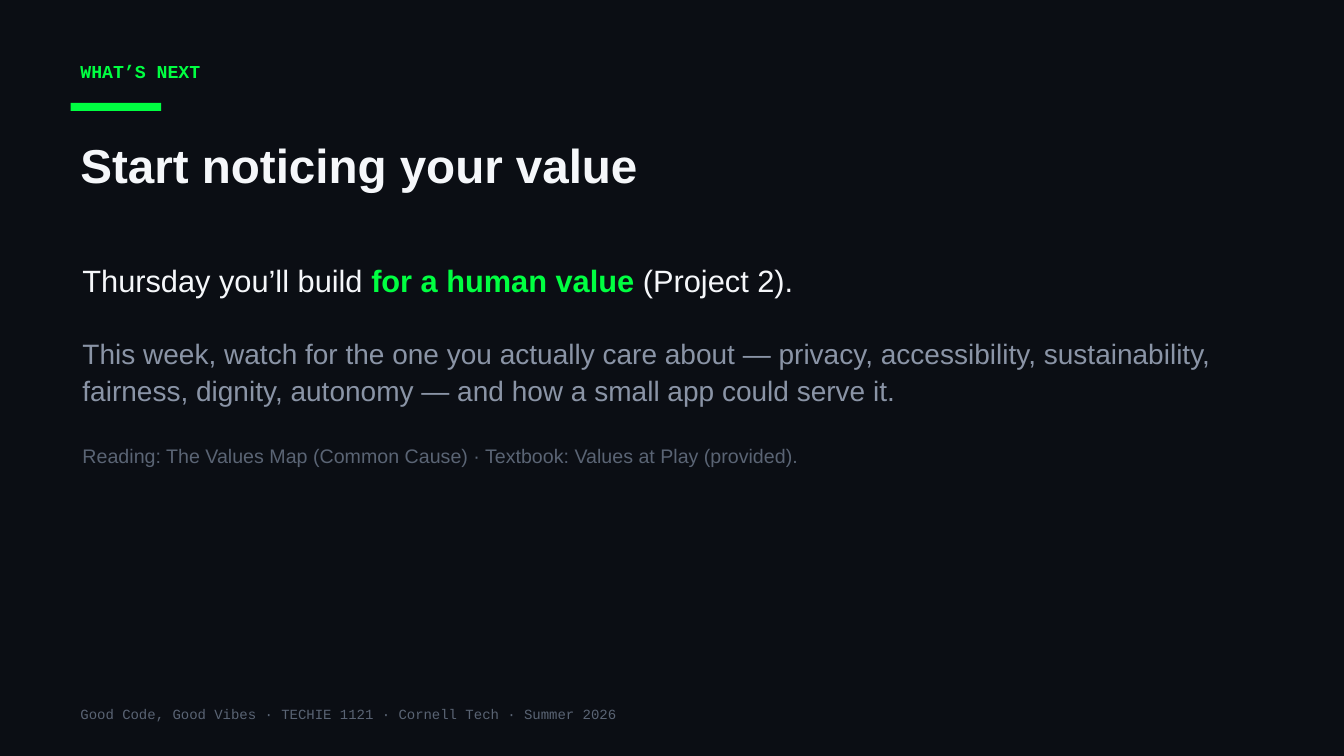
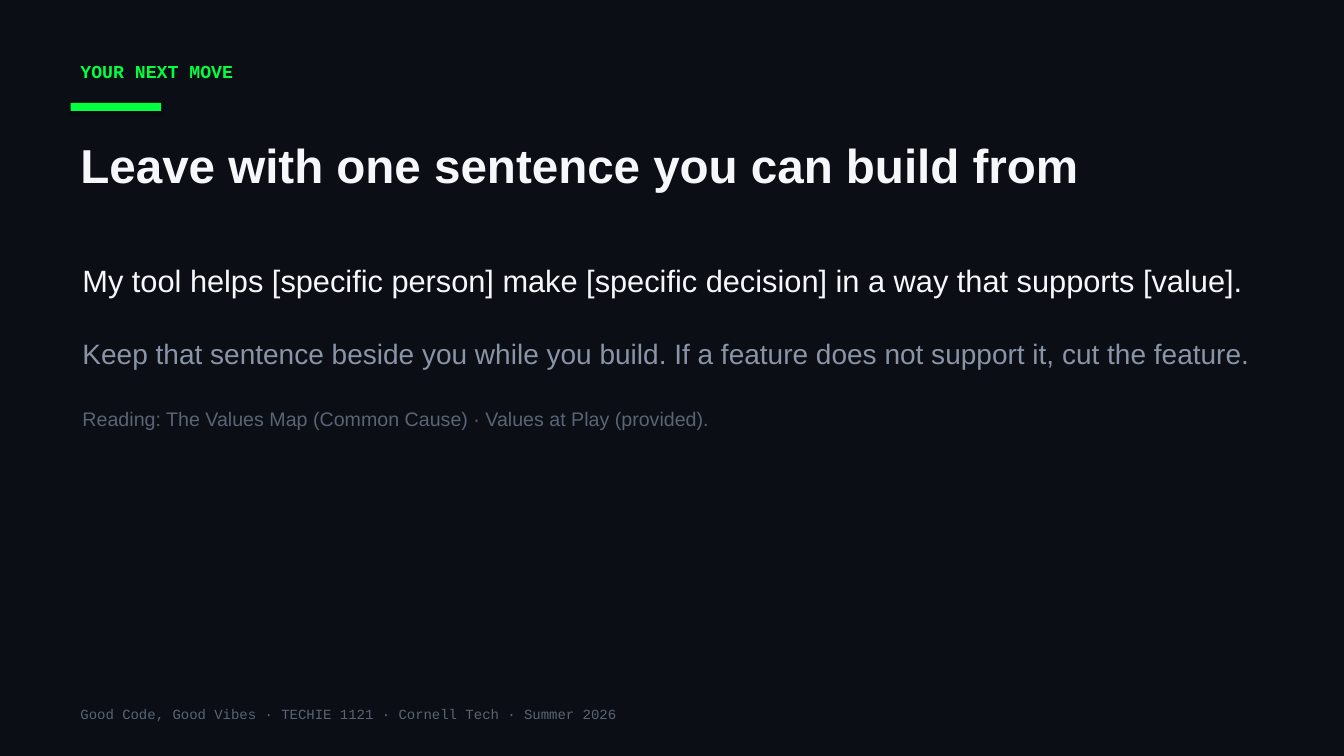
Before and after one commit to Cornell-Tech-Vibe-Coding-Summer-2026/website, a slide deck: slide 14 of slides/Week2-Mon-Values-In-Vibe-Coding.pptx (slide 11 before the commit). Drawn at 1344x756 pixels with LibreOffice and Linux fonts; fonts in the diff are those of the drawing. Boxes give left, top, right and bottom in pixels: in the first picture for what was removed or moved away, otherwise in the second. Text is boxed around its words. In the diff, an @@ line names an element or a change of style, - is before the commit and + after.

Commit message:
Publish Week 3 usability testing materials

```diff
--- a/slides/Week2-Mon-Values-In-Vibe-Coding.pptx
+++ b/slides/Week2-Mon-Values-In-Vibe-Coding.pptx
@@ text at <box>80,66,233,78</box>: text changed @@
-WHAT’S NEXT
+YOUR NEXT MOVE
@@ text at <box>80,148,1079,192</box>: text changed @@
-Start noticing your value
+Leave with one sentence you can build from
@@ text at <box>82,269,1249,430</box>: text changed @@
-Thursday you’ll build for a human value (Project 2).
-This week, watch for the one you actually care about — privacy, accessibility, sustainability, fairness, dignity, autonomy — and how a small app could serve it.
-Reading: The Values Map (Common Cause) · Textbook: Values at Play (provided).
+My tool helps [specific person] make [specific decision] in a way that supports [value].
+Keep that sentence beside you while you build. If a feature does not support it, cut the feature.
+Reading: The Values Map (Common Cause) · Values at Play (provided).
```
Also in this commit, not shown: 9 other slides changed, 4 slides added, 1 slide removed, 3 other files.
